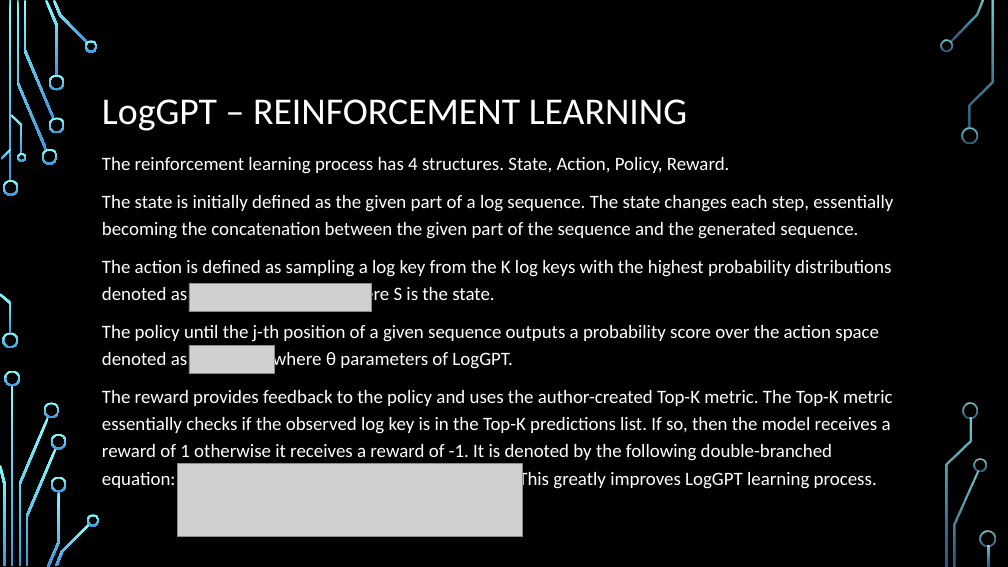
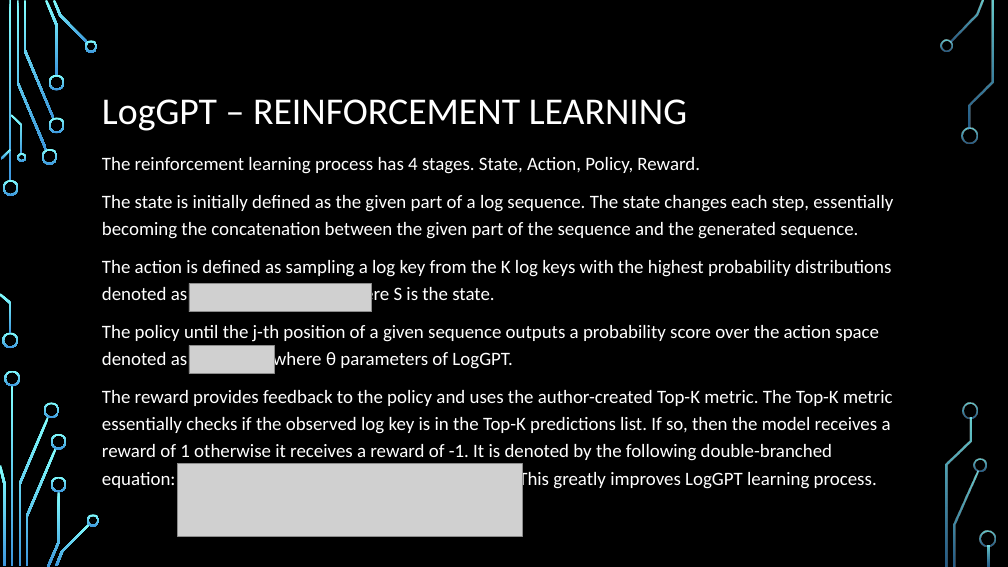
Before and after one commit to JimTsiob/Recommendation-System, a slide deck: slide 10 of paper/LogGPT.pptx. Drawn at 1008x567 pixels with LibreOffice and Linux fonts; fonts in the diff are those of the drawing; grey boxes stand for pictures; background and template pictures are left out. Boxes give left, top, right and bottom in pixels: in the first picture for what was removed or moved away, otherwise in the second. Text is boxed around its words. In the diff, an @@ line names an element or a change of style, - is before the commit and + after.

```diff
--- a/paper/LogGPT.pptx
+++ b/paper/LogGPT.pptx
@@ text at <box>102,157,700,174</box>: text changed @@
-The reinforcement learning process has 4 structures. State, Action, Policy, Reward.
+The reinforcement learning process has 4 stages. State, Action, Policy, Reward.
```
Also in this commit, not shown: 2 other slides changed, 1 slide added, 1 other file.
